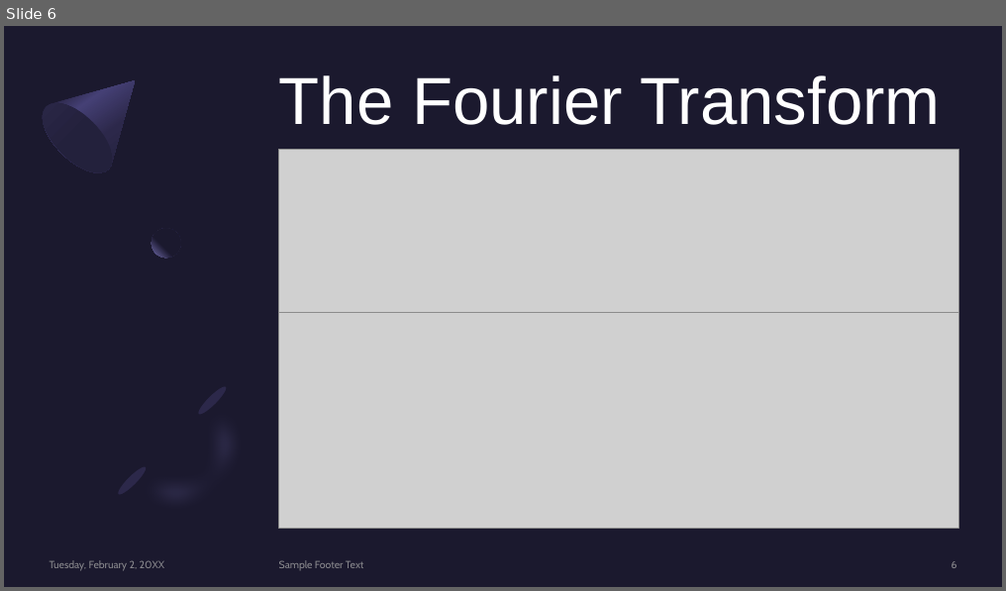
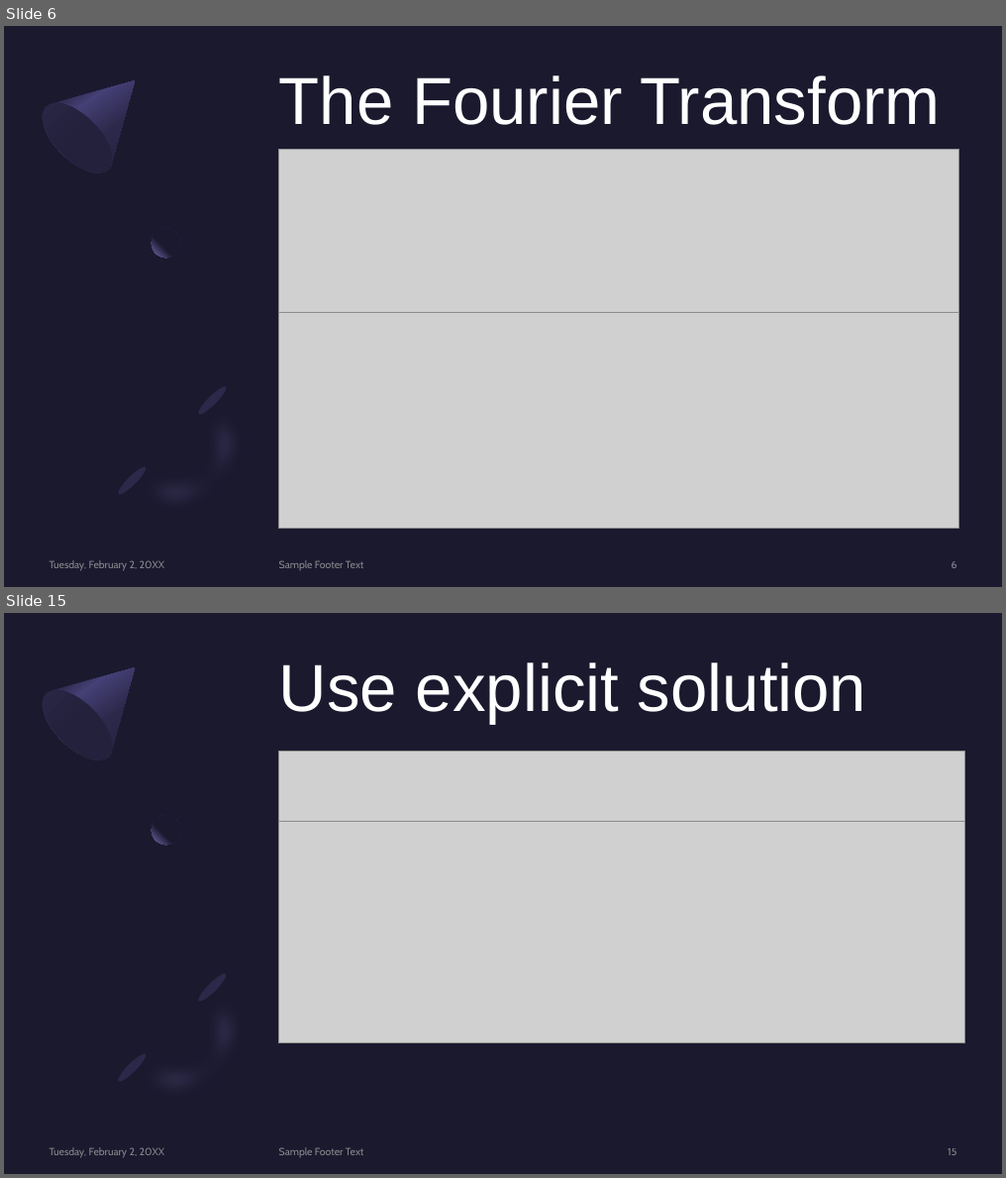
Before and after one commit to aerubianoma/Codification-theory, a slide deck: Final-project/Signal processing using graphs.pptx. Shown one above the other, each under a label of ours: slide 6 before the commit, slides 6 and 15 after it; the slides between them are not shown. The pictures are 1006x591 and 1006x1178 pixels, drawn with LibreOffice and Linux fonts; fonts in the diff are those of the drawing; grey boxes stand for pictures. Boxes give left, top, right and bottom in pixels: in the first picture for what was removed or moved away, otherwise in the second. Text is boxed around its words. In the diff, an @@ line names an element or a change of style, - is before the commit and + after.

```diff
--- a/Final-project/Signal processing using graphs.pptx
+++ b/Final-project/Signal processing using graphs.pptx
@@ slide 15 added at [4, 613, 1002, 1174], background #1B192E; not listed: 7 template elements that a slide beside it also shows @@
@@ title added at [279, 663, 867, 724], 64 pt, text #FFFFFF @@
+Use explicit solution
@@ picture added at [279, 752, 965, 821] @@
@@ picture added at [279, 821, 965, 1043] @@
@@ text added at [50, 1148, 164, 1158], 10 pt, text #A6A6A6 at 80% opacity @@
+Tuesday, February 2, 20XX
@@ text added at [279, 1148, 364, 1157], 10 pt, text #A6A6A6 at 80% opacity @@
+Sample Footer Text
@@ page number added at [947, 1149, 956, 1156], 10 pt, text #A6A6A6 at 80% opacity @@
+15
```
Also in this commit, not shown: 7 slides changed, 9 other slides added.
